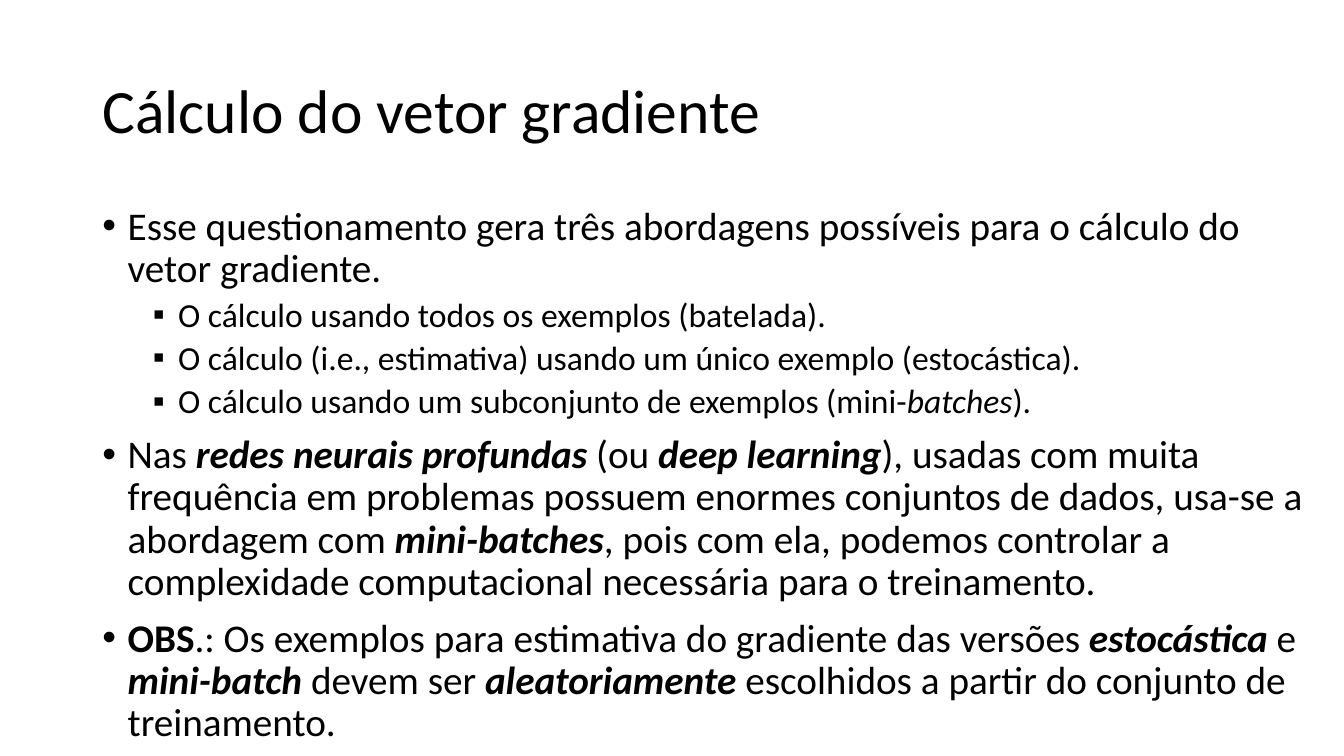
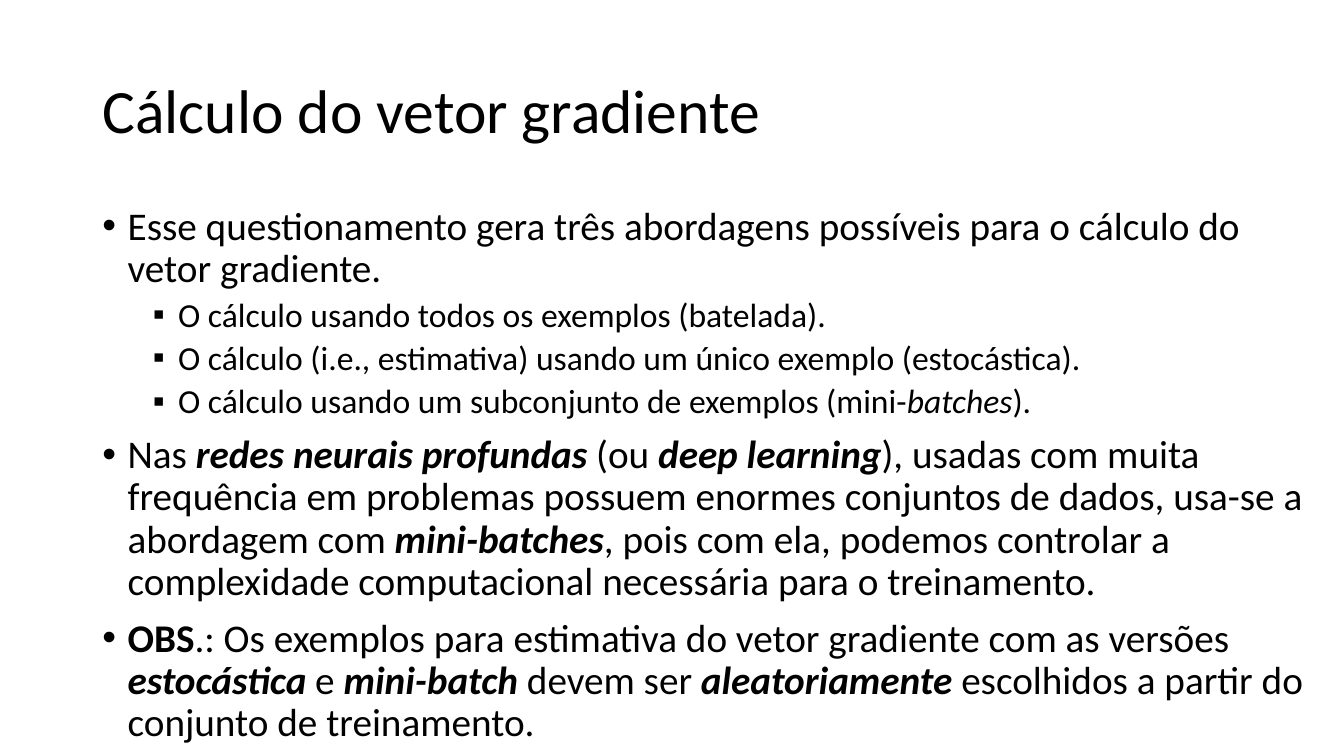
Before and after one commit to zz4fap/t320_aprendizado_de_maquina, a slide deck: slide 6 of slides/T320_Redes_Neurais_Artificiais (Parte IV).pptx. Drawn at 1344x756 pixels with LibreOffice and Linux fonts; fonts in the diff are those of the drawing. Boxes give left, top, right and bottom in pixels: in the first picture for what was removed or moved away, otherwise in the second. Text is boxed around its words. In the diff, an @@ line names an element or a change of style, - is before the commit and + after.

```diff
--- a/slides/T320_Redes_Neurais_Artificiais (Parte IV).pptx
+++ b/slides/T320_Redes_Neurais_Artificiais (Parte IV).pptx
@@ text at [128,624,1303,743]: text changed @@
-• OBS.: Os exemplos para estimativa do gradiente das versões estocástica e mini-batch devem ser aleatoriamente escolhidos a partir do conjunto de treinamento.
+• OBS.: Os exemplos para estimativa do vetor gradiente com as versões estocástica e mini-batch devem ser aleatoriamente escolhidos a partir do conjunto de treinamento.
```
Also in this commit, not shown: 1 other slide changed, 1 other file.
